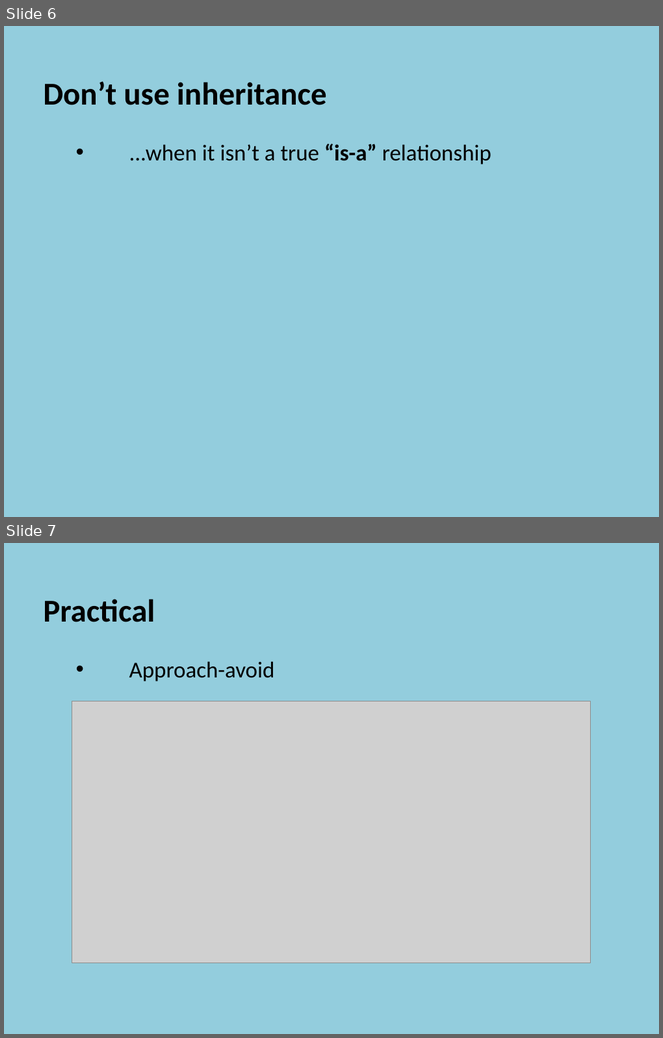
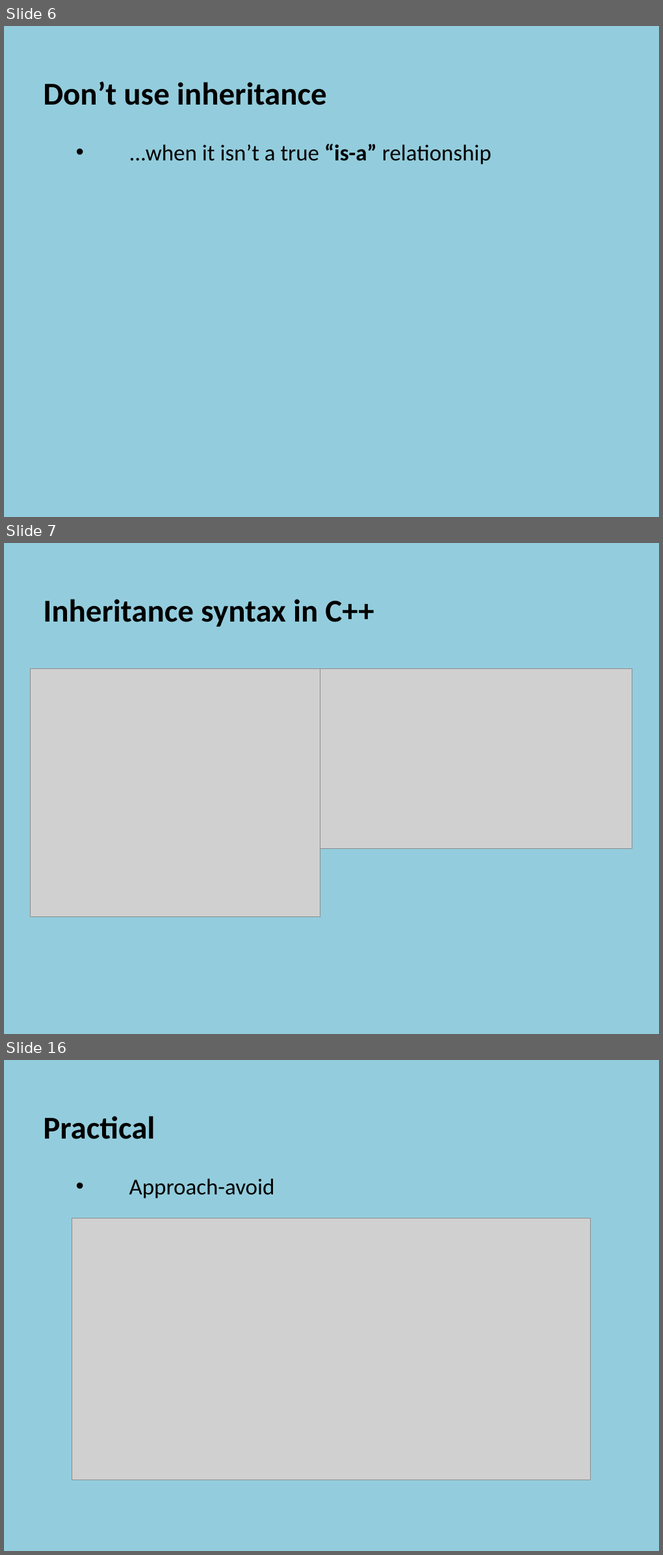
Before and after one commit to szetko/course-materials, a slide deck: Programming 4/10.1 Inheritance Approach & Avoid/10.1 Inheritance Approach and Avoid.pptx. Shown one above the other, each under a label of ours: slides 6 and 7 before the commit, slides 6, 7 and 16 after it; the slides between them are not shown. The pictures are 663x1038 and 663x1555 pixels, drawn with LibreOffice and Linux fonts; fonts in the diff are those of the drawing; grey boxes stand for pictures. Boxes give left, top, right and bottom in pixels: in the first picture for what was removed or moved away, otherwise in the second. Text is boxed around its words. In the diff, an @@ line names an element or a change of style, - is before the commit and + after.

Commit message:
Update 10.1 Inheritance...

```diff
--- a/Programming 4/10.1 Inheritance Approach & Avoid/10.1 Inheritance Approach and Avoid.pptx
+++ b/Programming 4/10.1 Inheritance Approach & Avoid/10.1 Inheritance Approach and Avoid.pptx
@@ slide 7 added at (4,543,659,1034), background #93CDDD @@
@@ text added at (43,599,374,627), 35 pt, text #000000, bold @@
+  Inheritance syntax in C++
@@ picture added at (31,669,321,917) @@
@@ picture added at (320,669,633,849) @@
@@ what was slide 7 is now slide 16 @@
```
Also in this commit, not shown: 1 slide changed, 9 other slides added.
